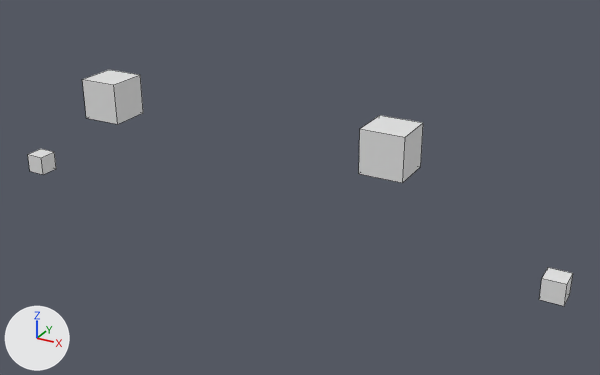
What one commit did to the OBJ model Assets/LevelData/AirLockData.obj.
One viewpoint serves both versions: a camera (50 mm lens) standing at (33.0, -30.5, 17.1) and looking at (15.9, 0.6, 1.6). Arrows for +X, +Y and +Z are at lower left; the lights stay in place. Mesh edges are drawn as thin lines. Where no turn or scale is listed for an object, it has been applied to the vertices.

The first picture shows 'Door_Cube', 'Exit_Cube.006', 'Light.001_Cube.009', 'Light_Cube.008'.
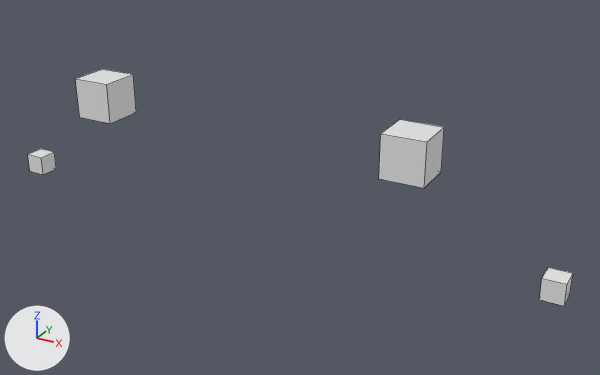
Location of each change, (x1, y1, x2, y2) in pixels of the pictures (600 x 375 px):
'Light_Cube.009', added
    after: (379, 120, 444, 188)
'Light.001_Cube.009', deleted
    before: (359, 115, 423, 183)
'Light_Cube.008', mesh moved
    before: (82, 70, 143, 124)
    after: (75, 69, 136, 124)

The change, as a diff of the scene's bpy script:
```diff
--- a/Assets/LevelData/AirLockData.obj.py
+++ b/Assets/LevelData/AirLockData.obj.py
@@ me_light_cube_008 @@
 me_light_cube_008.from_pydata(...)  # 8 vertices, 6 faces; spans x 4.58..6.58, y -1.0..1.0, z 3.59..5.59
 # used by ob_light_cube_008; location = (0.0, 0.0, 0.0)
+# me_light_cube_008 part 1: the whole mesh is moved by (-0.46, 0.0, -0.04)
@@ me_light_cube_009 @@
+me_light_cube_009.from_pydata(...)  # a box spanning x 20.52..22.52, y -1.0..1.0, z 3.55..5.55
@@ ob_light_001_cube_009 @@
-ob_light_001_cube_009 = bpy.data.objects.new('Light.001_Cube.009', me_light_001_cube_009)
-ob_light_001_cube_009.location = (0.0, 0.0, 0.0)
@@ ob_light_cube_009 @@
+ob_light_cube_009 = bpy.data.objects.new('Light_Cube.009', me_light_cube_009)
+ob_light_cube_009.location = (0.0, 0.0, 0.0)
```
